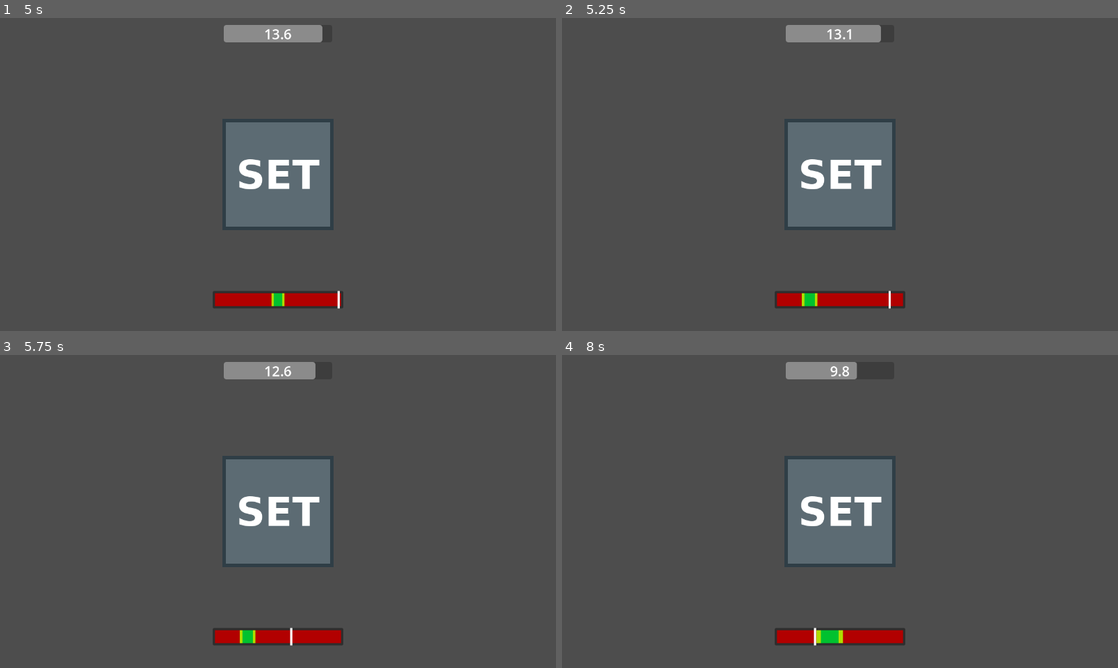
Above: before the commit, frames 1-4 (two rows, left to right).
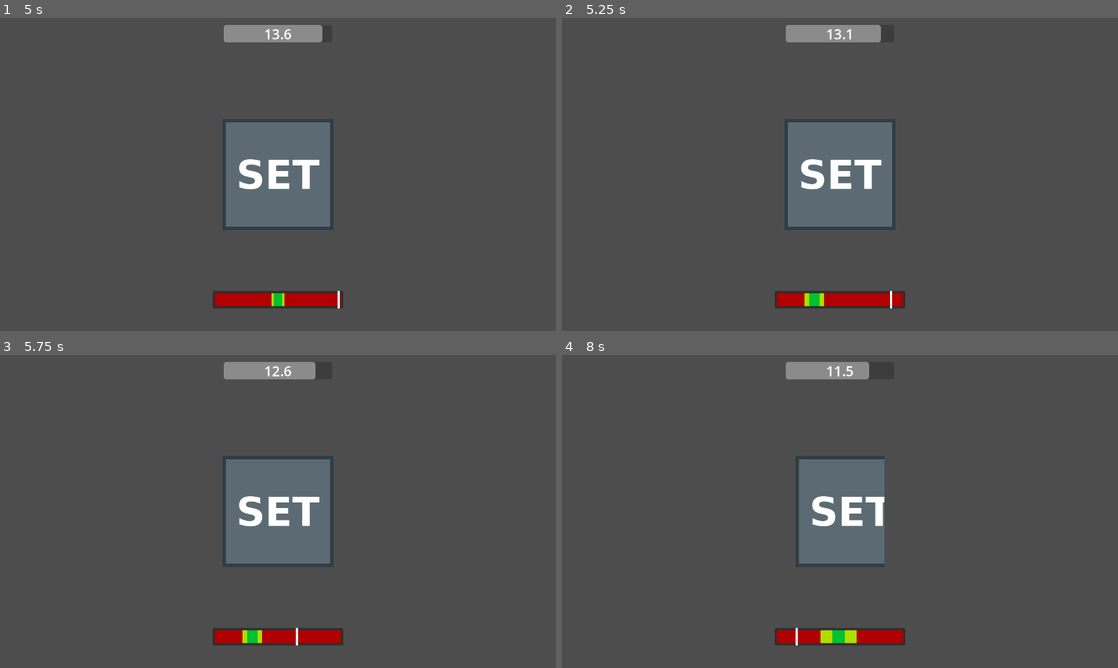
Above: after the commit, the same moments.

Repository: Chebrbober/GMTK-JAM
Game: Godot game, scene res://scenes/main_menu.tscn
The game is run twice, just before and just after one commit, with the same random seed, the same clock (stepped at 60 frames per second) and the same inputs.
Inputs (mouse positions are in pixels of both pictures, inside the frame that each line leads up to):
- Up to frame 1 (5 s): click "Play" at 0.5 s; click "Play" at 1.25 s; tap Enter at 2 s; move the mouse to (400, 158) at 2.02 s; press the mouse at (400, 158) at 2.03 s; hold Right (move_right) 2.03-2.78 s; tap Space (jump) at 2.27, 3.02, 4.52 s; move the mouse to (166, 190) at 2.77 s; release the mouse at (166, 190) at 2.78 s; hold Down (move_down) 2.78-3.53 s; click (166, 190) at 2.85 s; move the mouse to (333, 105) at 3.52 s; press the mouse at (333, 105) at 3.53 s; hold Right (move_right) 3.53-4.28 s; move the mouse to (250, 237) at 4.27 s; release the mouse at (250, 237) at 4.28 s; hold Up (move_up) from 4.28 s (still down); click (250, 237) at 4.35 s
- Up to frame 2 (5.25 s): tap Space (jump) at 5 s; move the mouse to (1006, 221) at 5.02 s; release Up (move_up) at 5.03 s; press the mouse at (1006, 221) at 5.03 s; hold Left (move_left) from 5.03 s (still down)
- Up to frame 3 (5.75 s): keep holding Left (move_left); tap Space (jump) at 5.27 s
- Up to frame 4 (8 s): tap Enter at 5.75 s; move the mouse to (673, 464) at 5.77 s; release the mouse at (673, 464) at 5.78 s; click (673, 464) at 5.85 s; tap Space (jump) at 6.02, 7.25, 7.52 s; move the mouse to (867, 511) at 6.52 s; release Left (move_left) at 6.53 s; press the mouse at (867, 511) at 6.53 s; hold Down (move_down) 6.53-7.28 s; move the mouse to (756, 433) at 7.27 s; release the mouse at (756, 433) at 7.28 s; hold Right (move_right) from 7.28 s (still down); click (756, 433) at 7.35 s

Frame 1 is identical in both runs. In frame 2, 0.2% of the frame differs, in the area x 43-60%, y 87-93%; in frame 3, 0.2%; in frame 4, 3.1%, in the area x 40-60%, y 2-93%.

Commit message:
add combo upgrades

Diff:
--- a/scripts/combo.gd
+++ b/scripts/combo.gd
@@ -2,6 +2,7 @@
 
 @onready var label: Label = $Label
 @onready var start_size: Vector2 = label.size
+@onready var countdown: Control = $"../Countdown"
 var succesful_cuts_done: int = 0
 var tween: Tween
 
@@ -18,6 +19,7 @@
 		label.rotation = randf_range(-1, 1)
 		succesful_cuts_done += 1
 		label.text = str(succesful_cuts_done) + "x"
+		check_upgrade()
 	else:
 		if tween:
 			tween.kill()
@@ -25,3 +27,11 @@
 		tween.tween_property(label, "size", start_size, 0.25).set_trans(Tween.TRANS_EXPO).from_current()
 		succesful_cuts_done = 0
 		label.visible = false
+
+func check_upgrade() -> void:
+	if succesful_cuts_done % 20 == 0:
+		countdown.add_to_current_timer(5)
+	elif succesful_cuts_done % 10 == 0:
+		countdown.add_to_current_timer(3)
+	else:
+		countdown.add_to_current_timer(1)
--- a/scripts/cut_bar.gd
+++ b/scripts/cut_bar.gd
@@ -7,7 +7,8 @@
 @onready var indicator: ColorRect = %Indicator
 @export var speed: float = 200
 var direction: int = 1
-var multiplier: float = 1.2
+var size_multiplier: float = 1.2
+var speed_multiplier: float = 1.05
 var max_size: float = 150
 var can_cut: bool
 
@@ -60,15 +61,15 @@
 
 func update_zone_sizes(is_hit: bool) -> void:
 	if is_hit and green_zone.size.x:
-		green_zone.size.x /= multiplier
-		yellow_zone.size.x /= multiplier
-		speed *= multiplier
+		green_zone.size.x /= size_multiplier
+		yellow_zone.size.x /= size_multiplier
+		speed *= speed_multiplier
 	elif !is_hit and yellow_zone.size.x < 150:
-		var yellow_zone_size: int = yellow_zone.size.x * multiplier
+		var yellow_zone_size: int = yellow_zone.size.x * (size_multiplier+0.3)
 		if yellow_zone_size <= 150:
 			yellow_zone.size.x = yellow_zone_size
-			green_zone.size.x *= multiplier
-			speed /= multiplier
+			green_zone.size.x *= size_multiplier
+			speed /= (speed_multiplier+0.3)
 
 func _on_food_spawner_cut_acces_changed(cut_acces: bool) -> void:
 	can_cut = cut_acces
